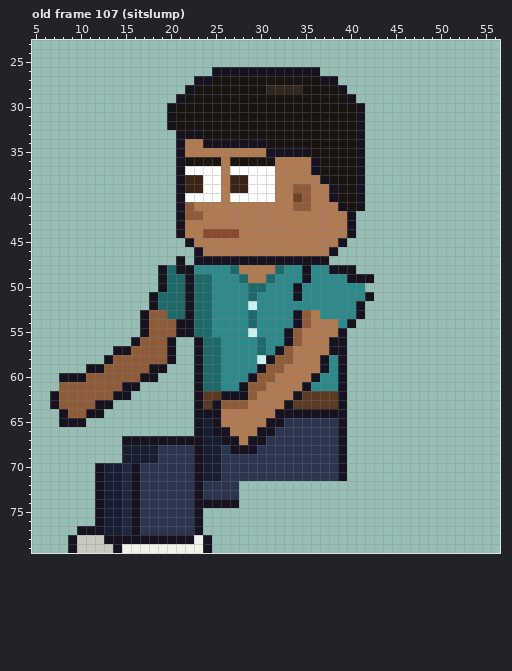
Two versions of one pixel-art file, sprites/expo/expo_vendh_left_anim.aseprite. Above: the version before the commit.
64x80 pixels, 129 frames. Colours within 5 levels of each other are drawn and written as one. Shown: old frame 107 (sitslump): x 5..56, y 23..79. The commit also changed other frames, which this record leaves out.
After:
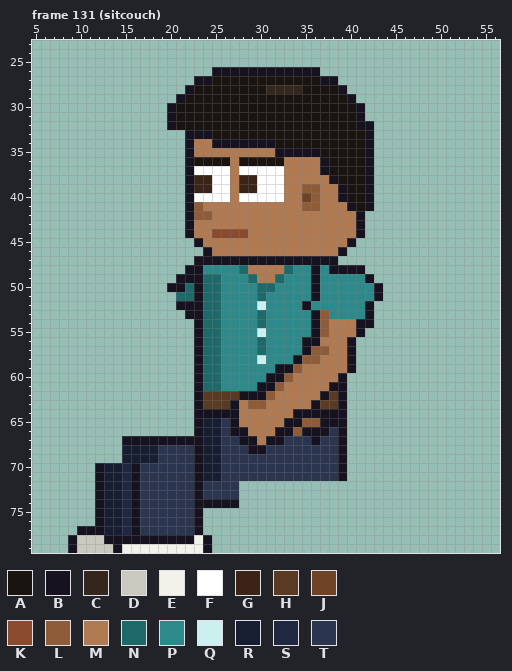
Palette (. is transparent): A #1a1410  B #17121f  C #33261c  D #c9c9c0  E #f2f2ea  F #ffffff  G #3a2418  H #5a3a22  J #6e4326  K #8a4a2e  L #8e5c38  M #b07a52  N #1e6a6a  P #2e8a8a  Q #ccf0f0  R #171e32  S #1f2840  T #2b3550
A new or re-ordered frame is compared with the old frame closest to it.
Edits made:
frames 129 -> 135
Changed rows in their new state; - is an unchanged pixel.
Frame 131 (sitcouch) is new; against old frame 107 (sitslump):
first column x 7:
32 -----------------------------------B-
33 --------------.--B----------------AB-
34 --------------.B-M------B---------AB-
35 --------------.B--------M----B----AB-
36 --------------.B---AM----A---MB---AB-
37 --------------.B---FM----F---MB---AB-
38 --------------.B-G-FM-G--F----MB--AB-
39 --------------.B-G-FM-G--F-M-L-MB-AB-
40 --------------.B---FM----F-MJL-MB-AB-
41 --------------.BL----------M-L--MBAB-
42 --------------.B-L---------------MB--
43 --------------.B-----------------MB--
44 --------------.B-M---K-----------MB--
45 ---------------.B---------------MB---
46 ----------------.B-------------MB----
47 --------------.----------------B-----
48 ------------...-B---PN---MN-PB----B--
49 ------------..B-B-N--PN-MN--PB---PP--
50 ------------.BBNB-N---P-N--P-B-----PB
51 -----------...-NB-N---PN---P-B-----PB
52 -----------...B-B-N---PQ----B-----PB-
53 ----------.....-B-N---PN---PPBL---PB-
54 ----------......B-N---PN---PPBL-MMBB-
55 ----------......B-N---PQ--PPPBL-MMB--
56 ---------.....------------PPBB-MMB---
57 -------.......-----------PPPBLLMMB---
58 ------........----------PPPBLLMMMB---
59 ----.........----------PPBBL--MMMB---
60 -...........----------PPBBL--MMM-----
61 -.........-----------PPBBL--MMMB-----
62 .........----------HH-BBL--MMMB------
63 .......-----------HHBMLL--MMMB-------
64 -.....-------------BB----MM----------
65 -...--------------RTB---MMBBLLBB-----
66 ------------------RTBB-MMBBLBBB------
67 -------------------TTB-MBB---B-------
68 --------------------TT-B-------------
Changed places in both pictures, as pixel boxes (x1, y1, x2, y2):
changed: (50, 121, 383, 454)
